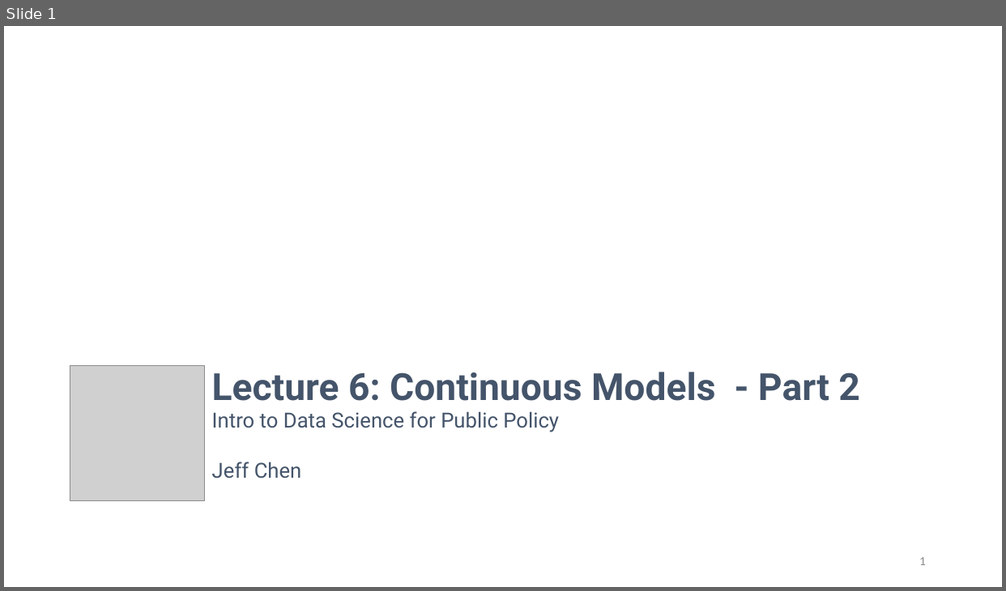
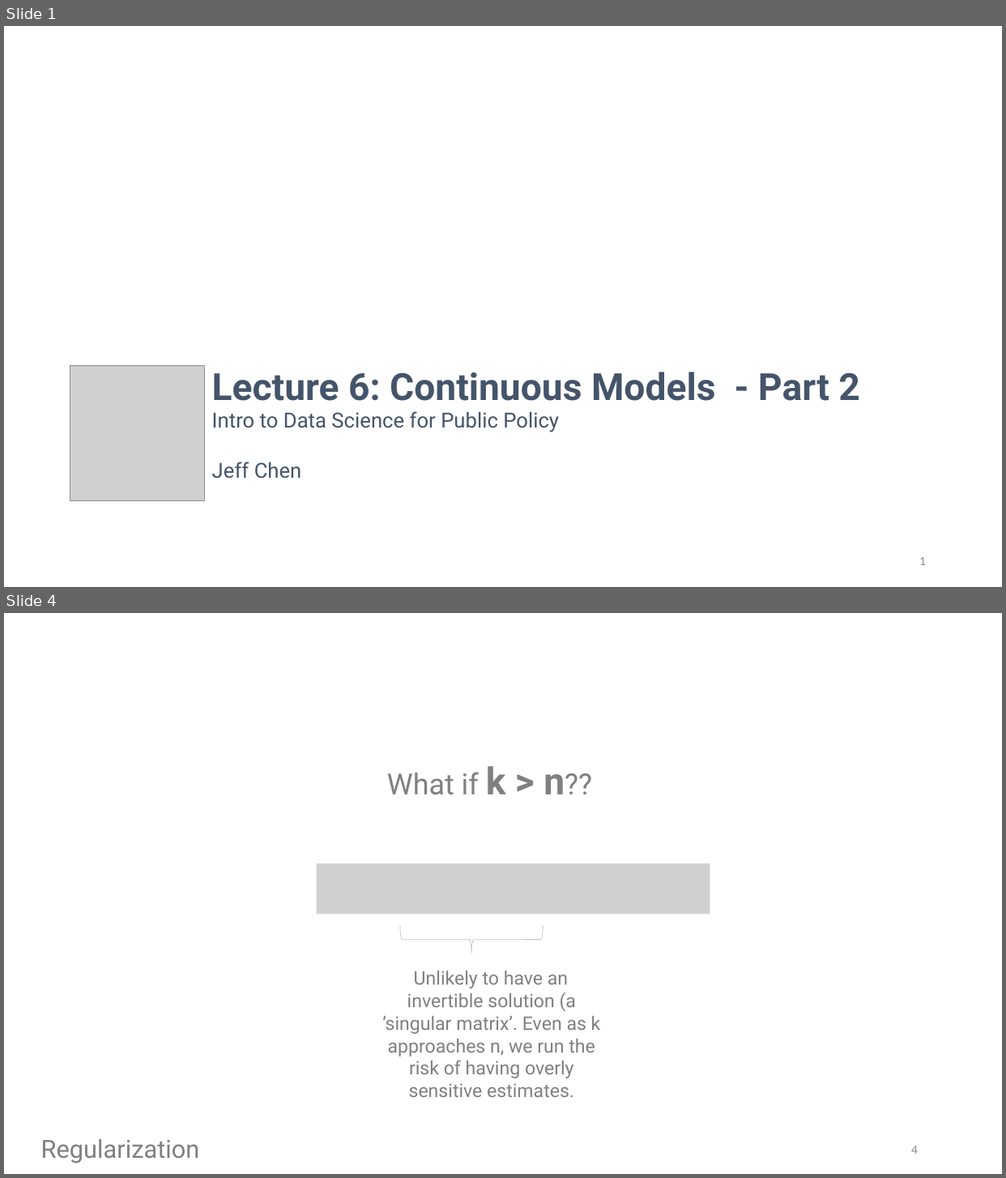
Before and after one commit to SigmaMonstR/data-science, a slide deck: lecture-06/slides.pptx. Shown one above the other, each under a label of ours: slide 1 before the commit, slides 1 and 4 after it; the slides between them are not shown. The pictures are 1006x591 and 1006x1178 pixels, drawn with LibreOffice and Linux fonts; fonts in the diff are those of the drawing; grey boxes stand for pictures. Boxes give left, top, right and bottom in pixels: in the first picture for what was removed or moved away, otherwise in the second. Text is boxed around its words. In the diff, an @@ line names an element or a change of style, - is before the commit and + after.

```diff
--- a/lecture-06/slides.pptx
+++ b/lecture-06/slides.pptx
@@ slide 4 added at [4,613,1002,1174], background #FFFFFF @@
@@ text added at [387,766,565,795], 28 pt, text #808080 @@
+What if k > n??
@@ picture added at [317,864,710,914] @@
@@ right brace added at [400,926,543,954], outline #BFBFBF 0.5 pt @@
@@ rectangle added at [345,969,767,1007], fill #FFFFFF @@
@@ text added at [382,970,601,1079], 18 pt, text #808080 @@
+Unlikely to have an invertible solution (a ’singular matrix’. Even as k approaches n, we run the risk of having overly sensitive estimates.
@@ text added at [41,1139,200,1164], 24 pt, text #808080 @@
+Regularization
@@ page number added at [911,1146,918,1154], 12 pt, text #8C8C8C @@
+4
```
Also in this commit, not shown: 4 slides changed, 12 other slides added, 6 slides removed, 8 other files.
